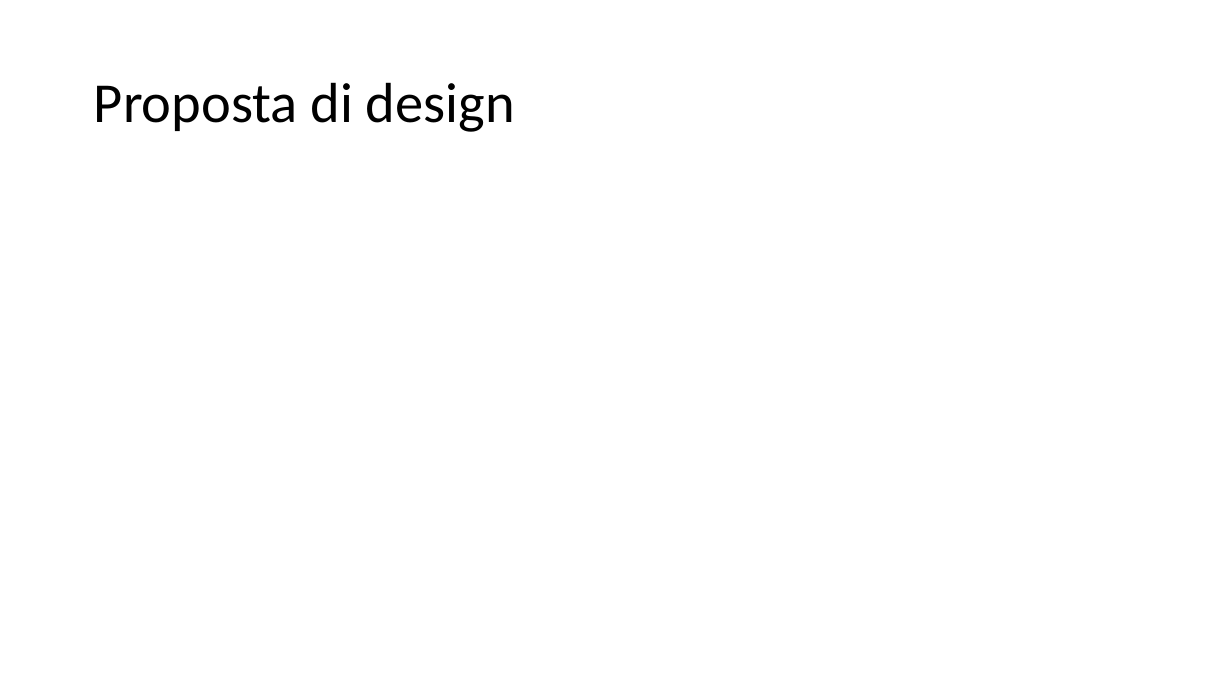
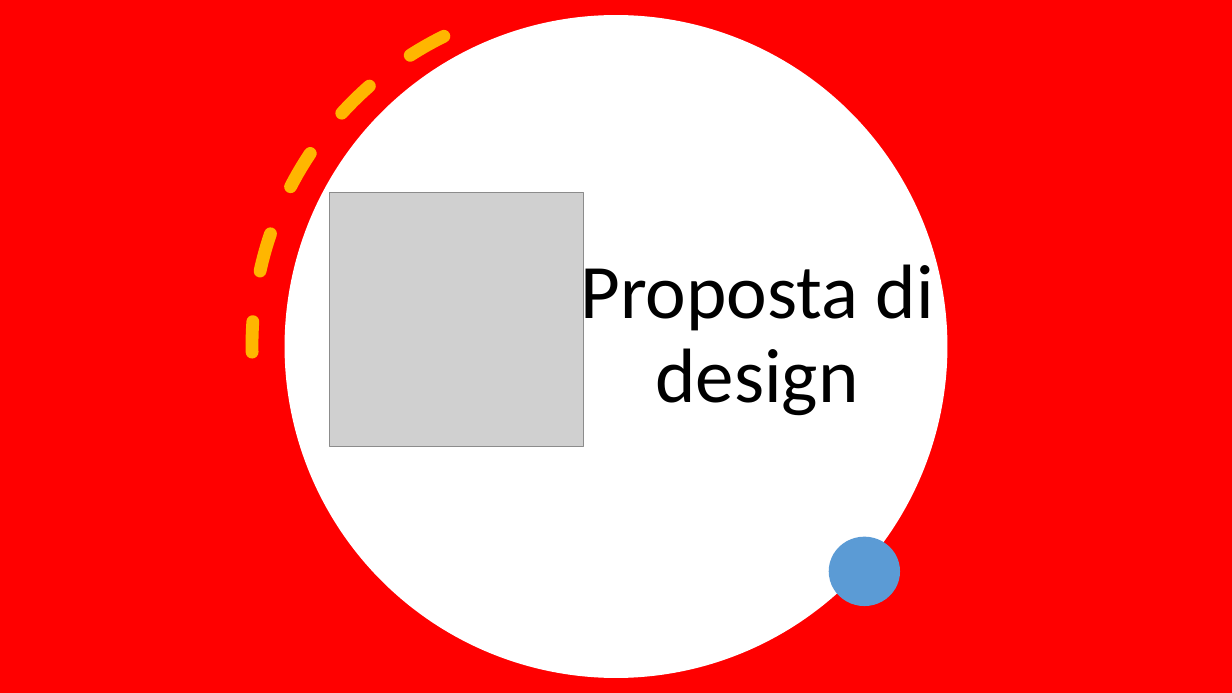
Before and after one commit to MarcoTomasone/Gioco.it-Redesign, a slide deck: slide 9 of Consegna/ProjectHighlights.pptx. Drawn at 1232x693 pixels with LibreOffice and Linux fonts; fonts in the diff are those of the drawing; grey boxes stand for pictures. Boxes give left, top, right and bottom in pixels: in the first picture for what was removed or moved away, otherwise in the second. Text is boxed around its words. In the diff, an @@ line names an element or a change of style, - is before the commit and + after.

```diff
--- a/Consegna/ProjectHighlights.pptx
+++ b/Consegna/ProjectHighlights.pptx
@@ rectangle added at [0,0,1232,693], fill #FF0000 @@
@@ arc (boxed as its full ellipse) added at [135,0,1058,693], outline #FFC000 10 pt dashed @@
@@ ellipse added at [285,15,947,677], fill #FFFFFF @@
@@ title "Proposta di design": place and size @@
-title "Proposta di design" at [94,82,515,132]
+title "Proposta di design" at [580,255,934,416]
@@ title "Proposta di design" at [580,255,934,416]: size 44 to 60 pt; alignment left to centre; vertical alignment middle to bottom @@
@@ picture added at [330,192,584,446] @@
@@ ellipse added at [829,537,900,606], fill #5B9BD5 @@
```
Also in this commit, not shown: 7 other slides changed, 3 slides added.
